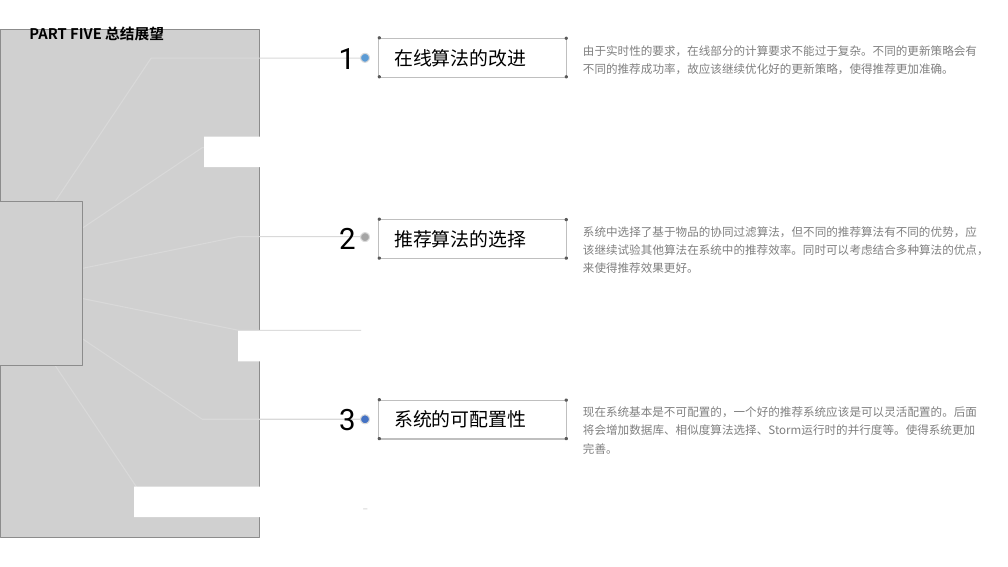
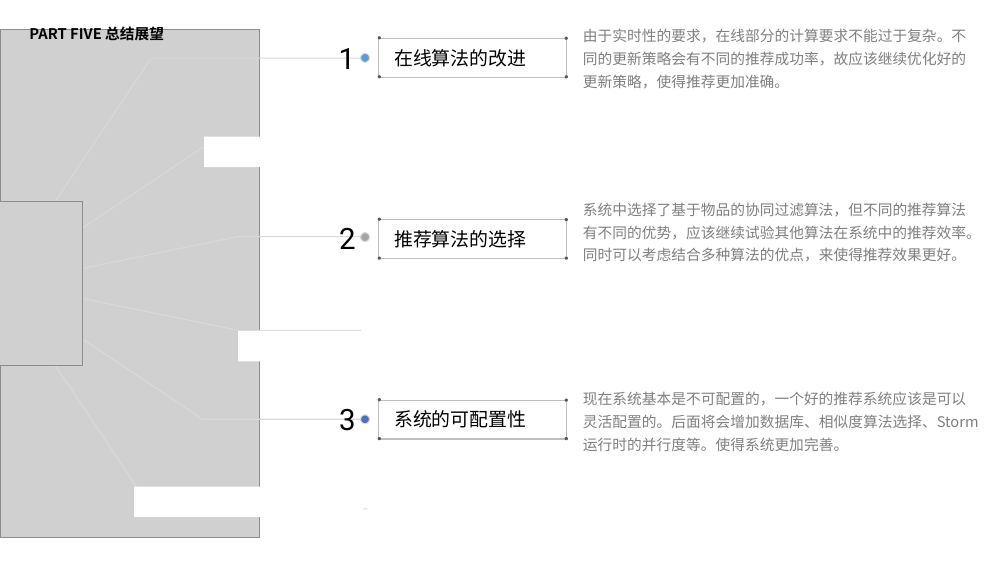
Before and after one commit to cutoutsy/recomendation-system, a slide deck: slide 23 of 毕设答辩.pptx. Drawn at 1008x567 pixels with LibreOffice and Linux fonts; fonts in the diff are those of the drawing; grey boxes stand for pictures. Boxes give left, top, right and bottom in pixels: in the first picture for what was removed or moved away, otherwise in the second. Text is boxed around its words. In the diff, an @@ line names an element or a change of style, - is before the commit and + after.

Commit message:
毕设论文完善

```diff
--- a/毕设答辩.pptx
+++ b/毕设答辩.pptx
@@ text "由于实时性的要求，在线部分的计算要求不能过于复杂。不同的更新策略会有不同的推荐成功率，故应该继续优化好的更新策略，使得推 ...": place and size @@
-text "由于实时性的要求，在线部分的计算要求不能过于复杂。不同的更新策略会有不同的推荐成功率，故应该继续优化好的更新策略，使得推 ..." at [583,45,977,74]
+text "由于实时性的要求，在线部分的计算要求不能过于复杂。不同的更新策略会有不同的推荐成功率，故应该继续优化好的更新策略，使得推 ..." at [583,28,966,89]
@@ size 11 to 14 pt in 3 elements at [583,28,966,89], [583,392,979,451], [583,202,981,262] @@
@@ text "系统中选择了基于物品的协同过滤算法，但不同的推荐算法有不同的优势，应该继续试验其他算法在系统中的推荐效率。同时可以考虑结 ...": place and size @@
-text "系统中选择了基于物品的协同过滤算法，但不同的推荐算法有不同的优势，应该继续试验其他算法在系统中的推荐效率。同时可以考虑结 ..." at [583,226,989,273]
+text "系统中选择了基于物品的协同过滤算法，但不同的推荐算法有不同的优势，应该继续试验其他算法在系统中的推荐效率。同时可以考虑结 ..." at [583,202,981,262]
@@ text "现在系统基本是不可配置的，一个好的推荐系统应该是可以灵活配置的。后面将会增加数据库、相似度算法选择、Storm运行时的并 ...": place and size @@
-text "现在系统基本是不可配置的，一个好的推荐系统应该是可以灵活配置的。后面将会增加数据库、相似度算法选择、Storm运行时的并 ..." at [583,406,977,454]
+text "现在系统基本是不可配置的，一个好的推荐系统应该是可以灵活配置的。后面将会增加数据库、相似度算法选择、Storm运行时的并 ..." at [583,392,979,451]
```
Also in this commit, not shown: 7 other slides changed, 2 other files.
